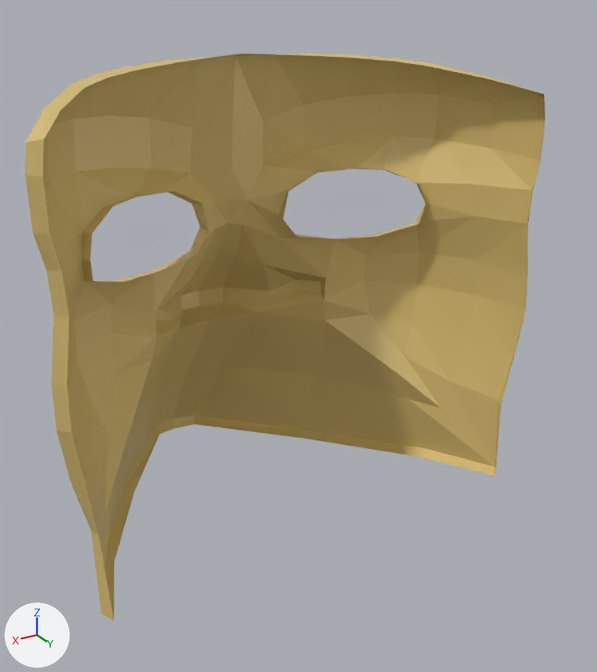
One commit to the glTF model apps/web/public/assets/3dx/accessories/mask/3dx_f_mask_4.glb: the scene before it, then after it.
One viewpoint serves both versions: a 50 mm camera at (0.1034, 0.117, 1.6574) aimed at (-0.0158, -0.0817, 1.5581). Arrows for +X, +Y and +Z are at lower left; the lights stay in place. The older version comes first.

Names of what the first picture shows: 'mask_4'.
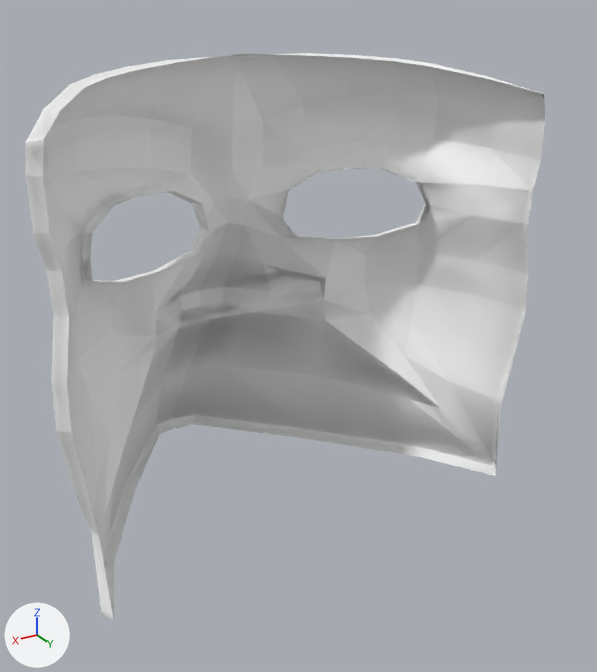
Boxes [x1, y1, x2, y2] around the edits, measured in the pictures (597 x 672 px):
'mask_4', recoloured (yellow to grey): [25, 53, 546, 621] in both

The change, as a diff of the scene's bpy script:
```diff
--- a/apps/web/public/assets/3dx/accessories/mask/3dx_f_mask_4.glb.py
+++ b/apps/web/public/assets/3dx/accessories/mask/3dx_f_mask_4.glb.py
@@ img_3dx_f_mask_4_normal @@
+img_3dx_f_mask_4_normal = load_image('3dx_f_mask_4_normal', '_unpacked/3dx_f_mask_4_normal', 128, 128, 'Non-Color')
@@ mat_mask_4 @@
+mat_mask_4 = bpy.data.materials.new('mask_4')
+# colours: white #fafafa
+# uses the picture img_3dx_f_mask_4_normal
@@ me_mask_4 @@
 me_mask_4.from_pydata(...)  # 229 vertices, 398 faces; spans x -0.0692..0.0682, y -0.1525..-0.0396, z 1.4969..1.64
-me_mask_4.materials.append(mat_skin)  # yellow #dabf76
+me_mask_4.materials.append(mat_mask_4)
```
